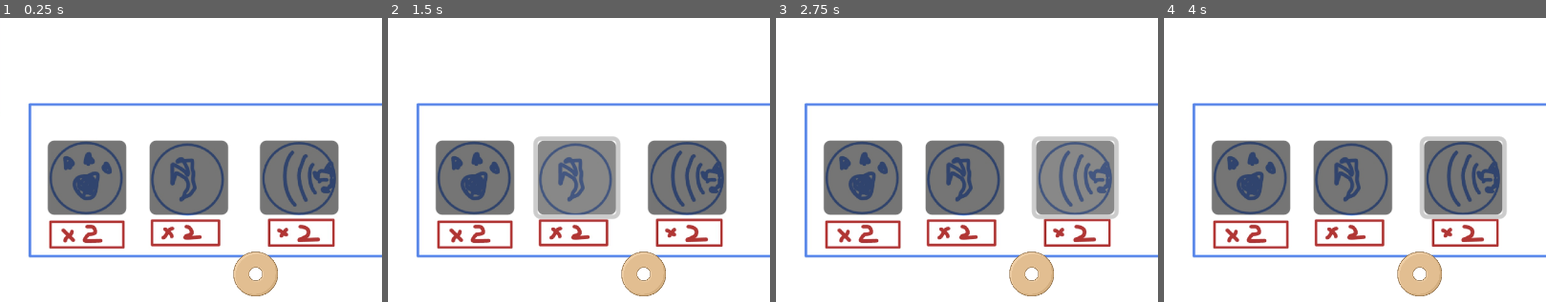
Above: before the commit, frames 1-4 (left to right).
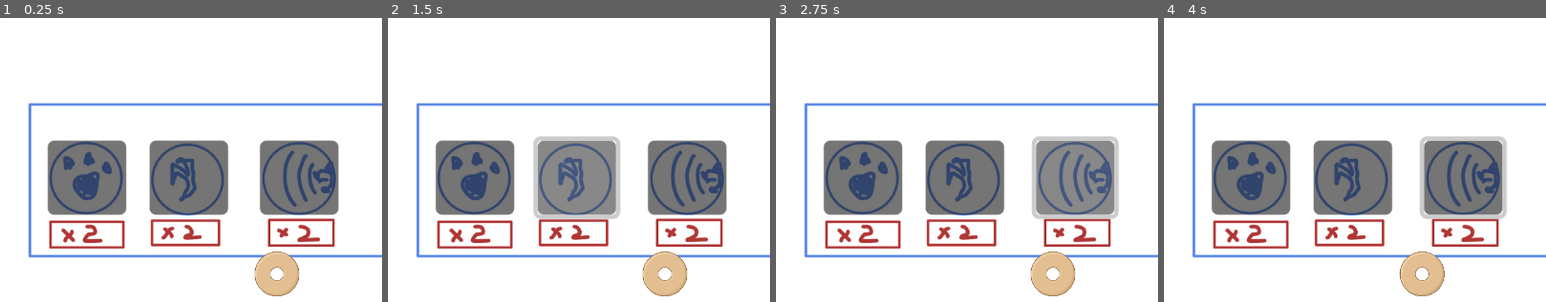
Above: after the commit, the same moments.

Repository: Sooshimi/golden-biscuit
Game: Godot game, scene res://scenes/battle_screen.tscn
The game is run twice, just before and just after one commit, with the same random seed, the same clock (stepped at 60 frames per second) and the same inputs.
Inputs (mouse positions are % of the whole screen's width and height, from its top left):
- Up to frame 1 (0.25 s): no input
- Up to frame 2 (1.5 s): click (25, 78) at 0.5 s; click (38, 78) at 1.25 s
- Up to frame 3 (2.75 s): click (53, 78) at 2 s
- Up to frame 4 (4 s): tap Enter at 2.75 s; move the mouse to (47, 95) at 2.77 s; hold Right (right) 2.78-3.53 s; click (47, 95) at 2.85 s; tap Space at 3.5 s; move the mouse to (30, 57) at 3.52 s; hold Down (down) from 3.53 s (still down); click (30, 57) at 3.6 s
The pictures show only the part of the screen within x 14-64%, y 50-100%; the shares and areas given below are measured in that part.

The runs differ from the first frame. In frame 1, 1.9% of the frame differs, in the area x 61-79%, y 82-98%; in frame 2, 1.9%; in frame 3, 1.9%; in frame 4, 0.4%.

Commit message:
Adjust cookie spawn position in battle screen
Updated the position of the cookier_spawn_area node and the spawned cookie to better align with the intended layout on the battle screen.

Diff:
--- a/scenes/battle_screen.tscn
+++ b/scenes/battle_screen.tscn
@@ -105,9 +105,9 @@
 horizontal_alignment = 1
 
 [node name="cookier_spawn_area" type="Area2D" parent="CanvasLayer"]
+position = Vector2(180, 325)
 
 [node name="CollisionShape2D" type="CollisionShape2D" parent="CanvasLayer/cookier_spawn_area"]
-position = Vector2(263, 268)
 shape = SubResource("CircleShape2D_jkca0")
 
 [connection signal="body_entered" from="bet_area/PawArea" to="." method="_on_paw_area_body_entered"]
--- a/scripts/battle_screen/battle_screen.gd
+++ b/scripts/battle_screen/battle_screen.gd
@@ -40,7 +40,7 @@
 
 func spawn_cookie() -> void:
 	var cookie = cookie_scene.instantiate()
-	cookie.global_position = Vector2(170,300)
+	cookie.global_position = Vector2(180,300)
 	cookie.collision_mask = 0
 	add_child(cookie)
 
